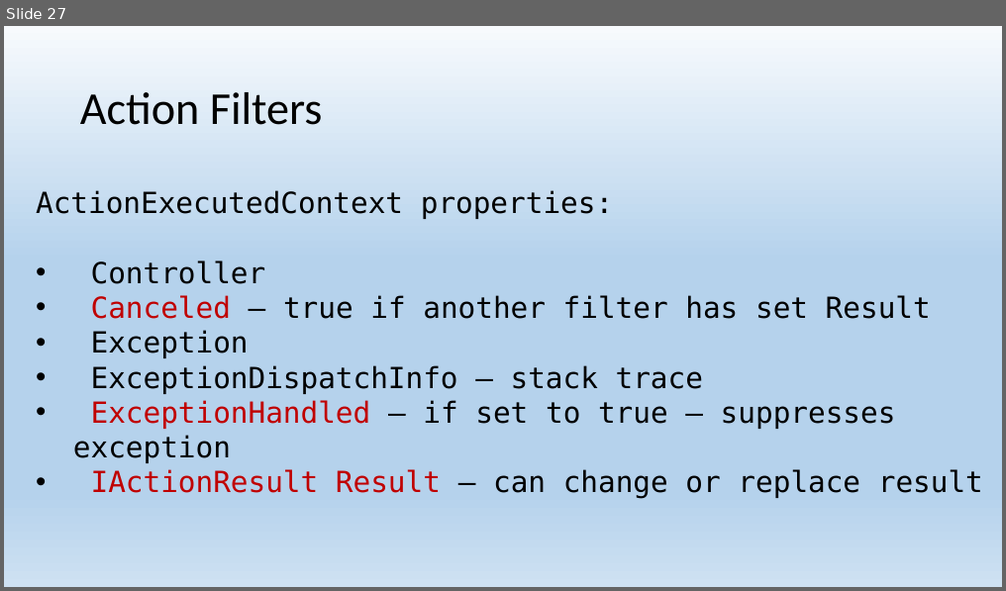
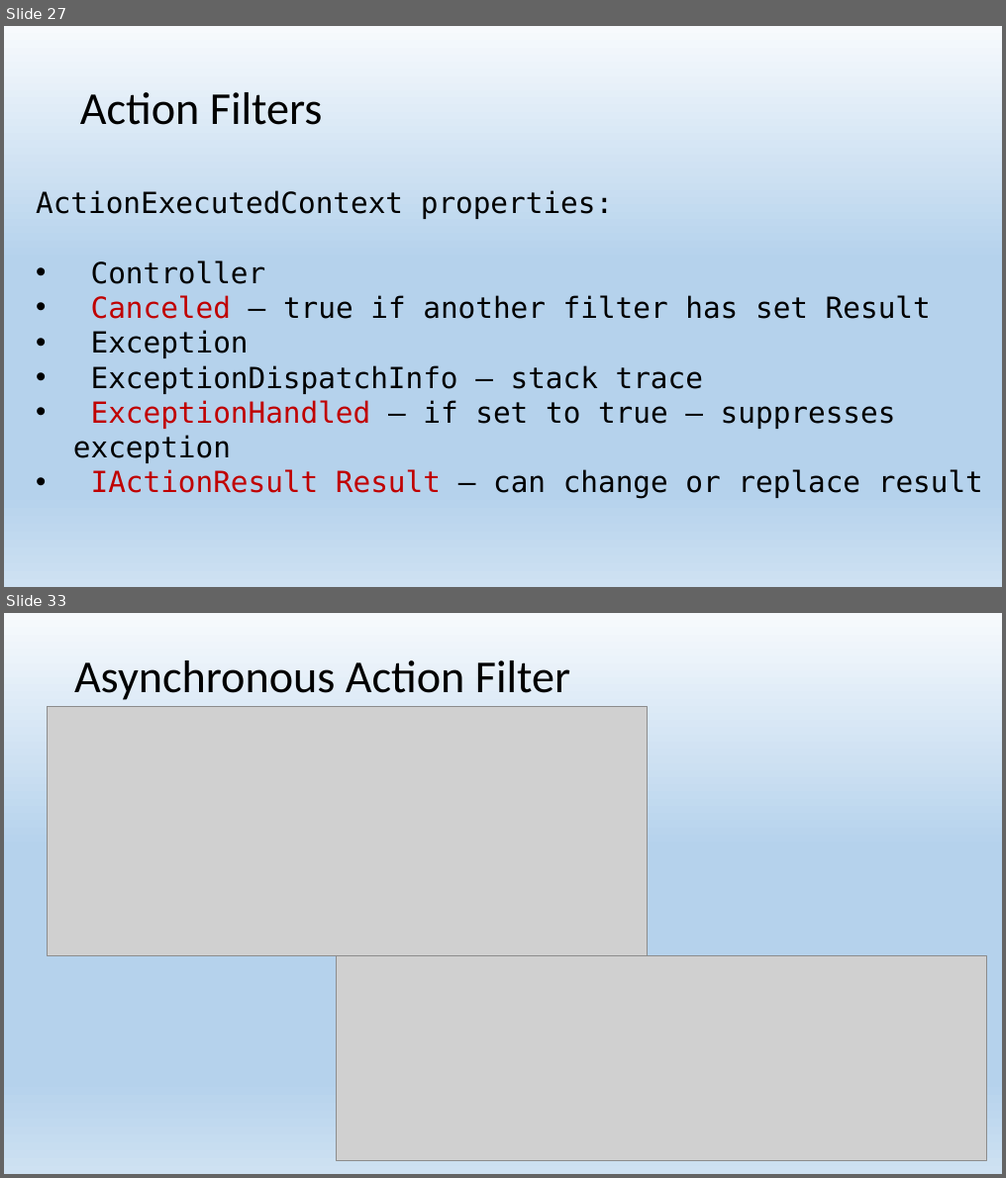
Before and after one commit to EPilyaev/ASPNetCoreMVC, a slide deck: AspNetCoreMVC.pptx. Shown one above the other, each under a label of ours: slide 27 before the commit, slides 27 and 33 after it; the slides between them are not shown. The pictures are 1006x591 and 1006x1178 pixels, drawn with LibreOffice and Linux fonts; fonts in the diff are those of the drawing; grey boxes stand for pictures. Boxes give left, top, right and bottom in pixels: in the first picture for what was removed or moved away, otherwise in the second. Text is boxed around its words. In the diff, an @@ line names an element or a change of style, - is before the commit and + after.

Commit message:
Add Action filters and Async action filters

```diff
--- a/AspNetCoreMVC.pptx
+++ b/AspNetCoreMVC.pptx
@@ slide 33 added at (4,613,1002,1174), background gradient #F7FAFD to #B5D2EC to #CEE1F2 @@
@@ title added at (74,661,570,700), 44 pt, text #000000 @@
+Asynchronous Action Filter
@@ picture added at (47,707,648,956) @@
@@ picture added at (337,956,987,1161) @@
```
Also in this commit, not shown: 3 slides changed, 6 other slides added, 3 other files.
